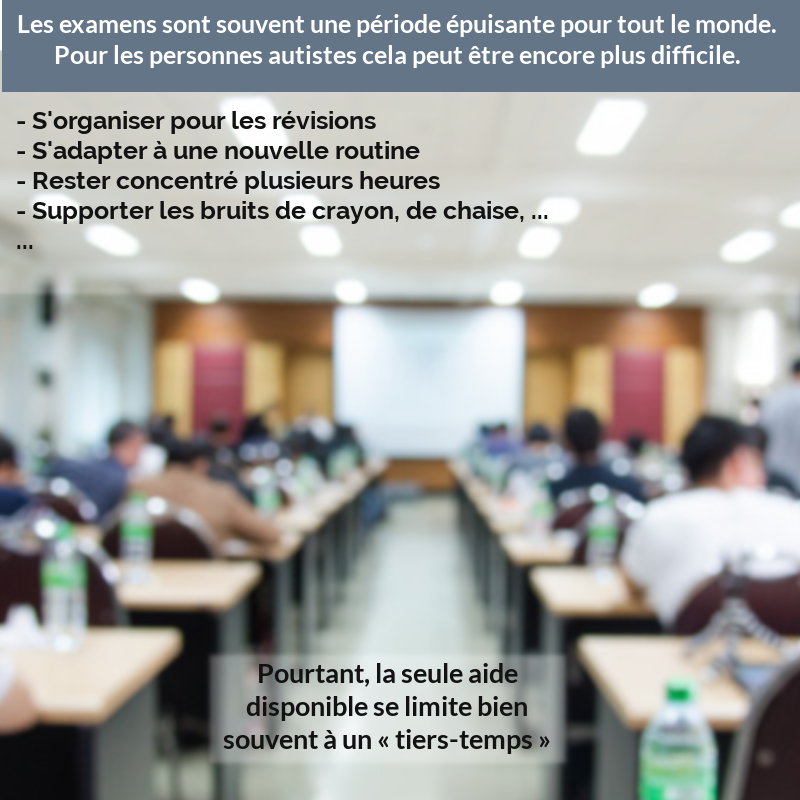
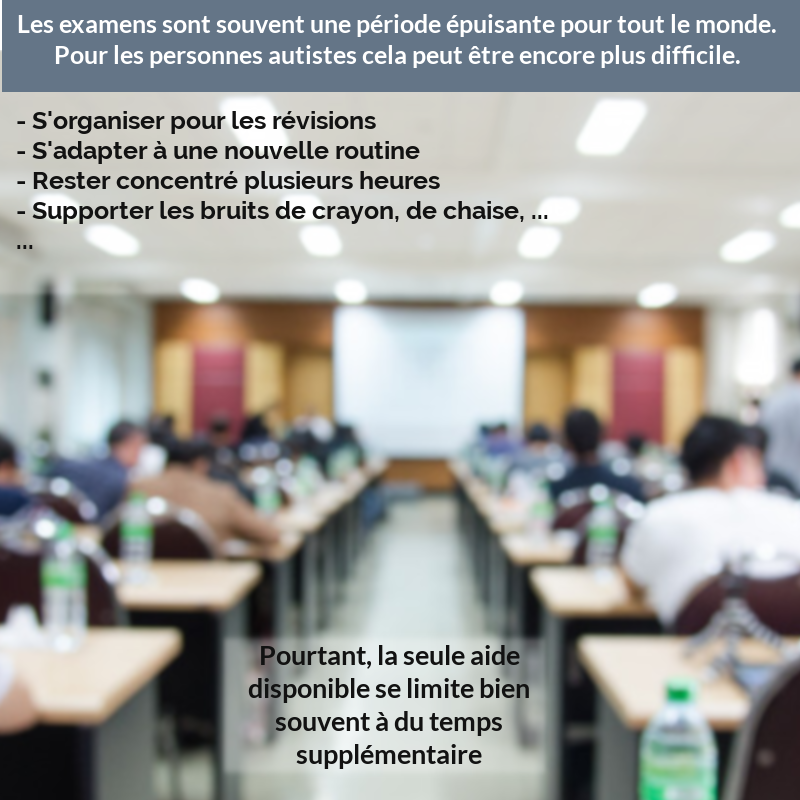
Two versions of the same layered image (800x800). Layer-by-layer changes:
painted on "Pourtant, la seule aide dispon..." over box(223, 645, 550, 769)
painted on "Layer #1" over box(205, 632, 571, 778)
